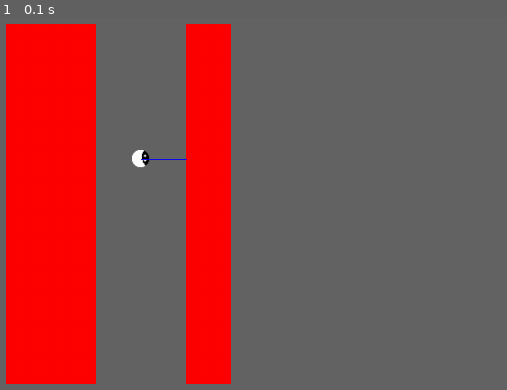
Above: before the commit, frame 1.
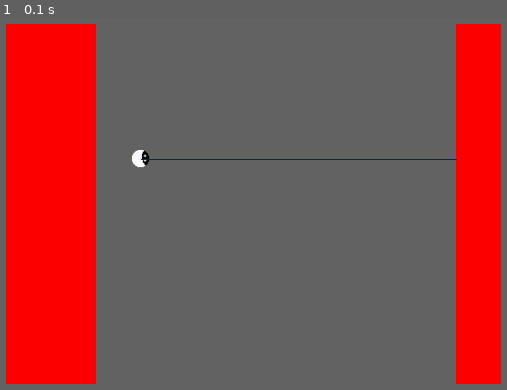
Above: after the commit, the same moment.

Repository: LennartGr/Differential-Drive-Robot-with-Pygame
Game: pygame game, started from main.py
Same seed, same stepped clock (60 frames per second), same inputs: the game is played once before the commit and once after it.
Inputs:
- Up to frame 1 (0.1 s): no input

The runs differ from the first frame. In frame 1, 17% of the frame differs, in the area x 36-99%, y 1-99%.

Commit message:
Reintroduce manual control algorithm

Diff:
--- a/algorithm.py
+++ b/algorithm.py
@@ -1,9 +1,13 @@
 import threading
 import time
+import pygame
 from datetime import datetime
 import difDriveRobot as robot
 import environment
 import math
+from math import sin, cos, tan
+
+UPDATES_PER_SECOND = 20
 
 # class inherits from Thread
 # knows the environment and changes the robot's control parameters following some strategy
@@ -18,6 +22,9 @@
 
 
     def run(self):
+        self.manualControlAlgorithm()
+
+    def backAndForthAlgorithm(self):
         vel = 5
         dt = 0
         lasttime = datetime.now()
@@ -26,6 +33,7 @@
             # time difference to last action
             dt = (datetime.now() - lasttime).total_seconds()
             lasttime = datetime.now()
+
             # modify state of robot respectively to passed time and the environment
             # if close to obstacle, go to the other direction
             if self.environment.getDistanceToObstacle(self.robot.x, self.robot.y, self.robot.theta) < 10:
@@ -34,3 +42,72 @@
             # simulate calculation that takes some time
             time.sleep(0.5)
             self.robot.x += sign * dt * vel
+
+    # control wheel velocities with keyboard, w-s-e-d keys
+    def manualControlAlgorithm(self):
+        STEP = 5
+        v_l = 0
+        v_r = 0
+        dt = 0
+        lasttime = datetime.now()
+        while(self.running):
+            # time difference to last action
+            dt = (datetime.now() - lasttime).total_seconds()
+
+            # fetch keypress
+            for event in pygame.event.get():
+                if event.type == pygame.QUIT:
+                    running = False
+                if event.type == pygame.KEYDOWN and event.key==pygame.K_s:
+                    v_l -= STEP
+                if event.type == pygame.KEYDOWN and event.key==pygame.K_w:
+                    v_l += STEP
+                if event.type == pygame.KEYDOWN and event.key==pygame.K_d:
+                    v_r -= STEP
+                if event.type == pygame.KEYDOWN and event.key==pygame.K_e:
+                    v_r += STEP
+                if event.type == pygame.KEYDOWN and event.key==pygame.K_SPACE:
+                    v_r = 0
+                    v_l = 0
+            # move robot according to new control variables, but only once in a while
+            if dt > (1 / UPDATES_PER_SECOND):
+                lasttime = datetime.now()
+                self.robot.move(v_l, v_r, dt)
+
+    # manual control that sets x, y, theta of robot directly (not through control variables, namely wheel velocities)
+    # use s to turn left, d to turn right
+    def manualControlAlgorithmCheating(self):
+        dt = 0
+        lasttime = datetime.now()
+        while(self.running):
+            # time difference to last action
+            dt = (datetime.now() - lasttime).total_seconds()
+
+            # fetch keypress
+            for event in pygame.event.get():
+                if event.type == pygame.QUIT:
+                    running = False
+                if event.type == pygame.KEYDOWN and event.key==pygame.K_s:
+                    self.robotTurnLeft()
+                if event.type == pygame.KEYDOWN and event.key==pygame.K_d:
+                    self.robotTurnRight()
+            # only move every split second
+            if dt > (1 / UPDATES_PER_SECOND):
+                lasttime = datetime.now()
+                self.robotMoveForward(1)
+
+    # assuming we have solved inverse kinematics, we can tell the robot to drive forward and to turn some angle directly
+
+    def robotMoveForward(self, distance):
+        self.robot.x += cos(self.robot.theta) * distance
+        self.robot.y += sin(self.robot.theta) * distance
+
+    # make the robot turn clockwise by the given amount in rad
+    def robotTurn(self,amount):
+        self.robot.theta += amount
+
+    def robotTurnRight(self):
+        self.robotTurn(math.pi / 2)
+
+    def robotTurnLeft(self):
+        self.robotTurn(- (math.pi / 2))
--- a/environment.py
+++ b/environment.py
@@ -38,4 +38,4 @@
     def initRectangles(self):
         # Use this line as reference on how to create rectangles
         self.rectangles.append(geo.RectAsQuadrangle(x_min = 100, x_max = 200, y_min = 100, y_max = 500))
-        self.rectangles.append(geo.RectAsQuadrangle(300, 350, 100, 500))
+        self.rectangles.append(geo.RectAsQuadrangle(600, 650, 100, 500))
